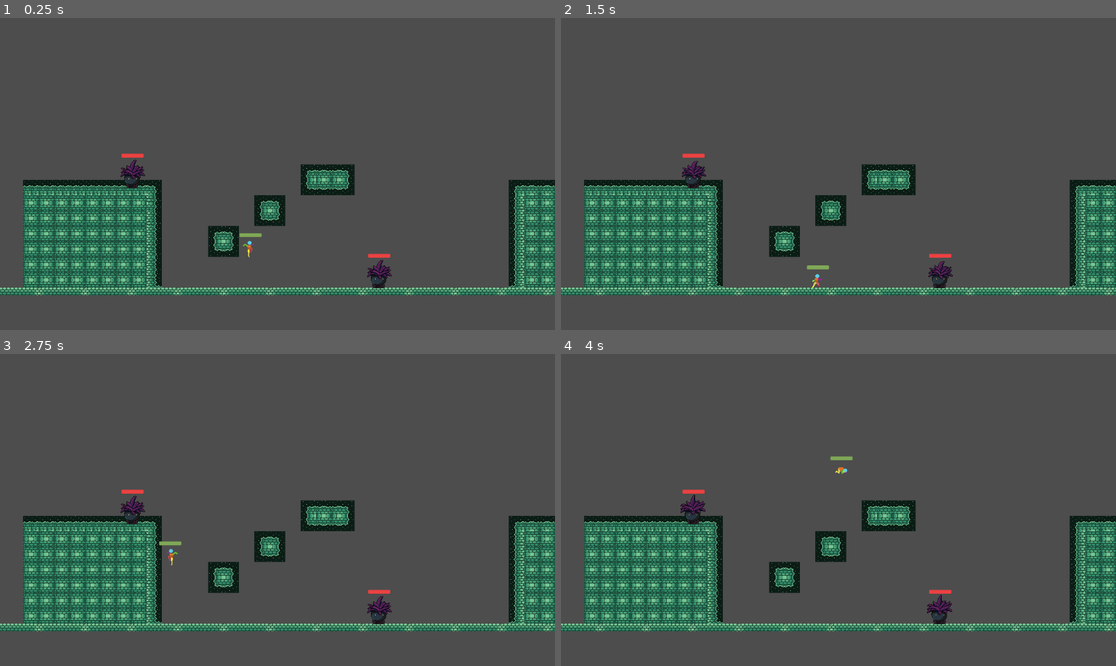
Above: before the commit, frames 1-4 (two rows, left to right).
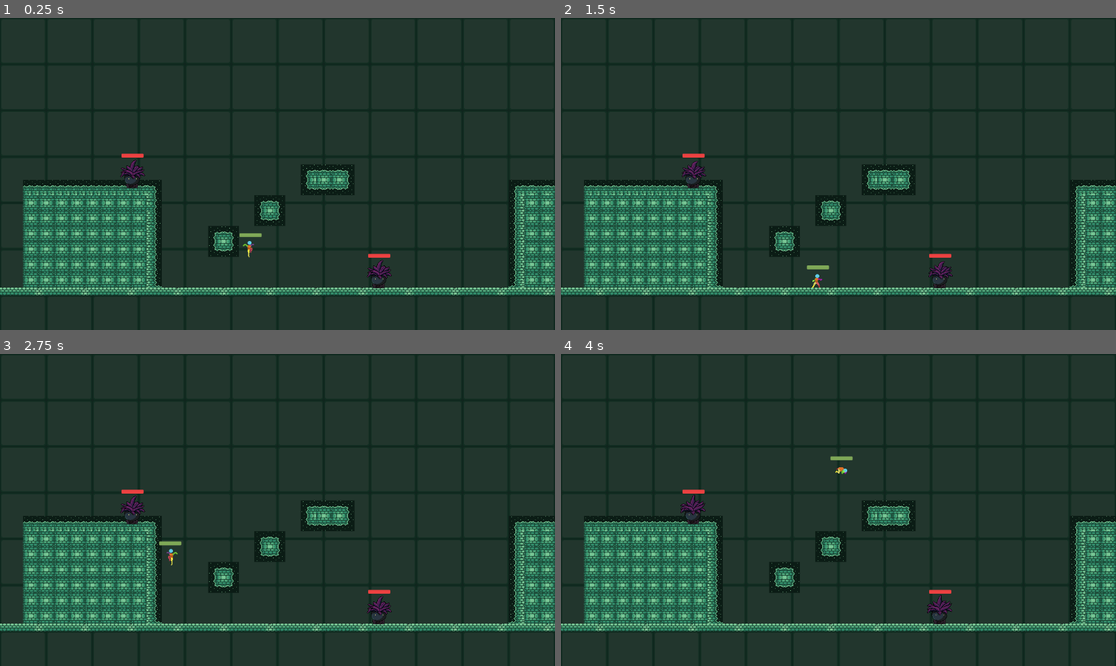
Above: after the commit, the same moments.

Repository: BettiFei/SuI2-04-ProjectFrankenstein
Game: Godot game, scene res://Scenes/playground.tscn
Same seed, same stepped clock (60 frames per second), same inputs: the game is played once before the commit and once after it.
Inputs (mouse positions are in pixels of both pictures, inside the frame that each line leads up to):
- Up to frame 1 (0.25 s): no input
- Up to frame 2 (1.5 s): move the mouse to (960, 158) at 0.52 s; hold Right (move_right) from 0.53 s (still down); right-click (960, 158) at 0.6 s; tap Space (jump) at 0.77, 1.07 s; click (960, 158) at 0.8 s; move the mouse to (727, 189) at 1.27 s; click (727, 189) at 1.35 s
- Up to frame 3 (2.75 s): tap Space (jump) at 1.52, 1.82, 2.3 s; tap Shift (dash) at 1.55, 2.1 s; move the mouse to (333, 441) at 2.02 s; release Right (move_right) at 2.03 s; hold Left (move_left) from 2.03 s (still down)
- Up to frame 4 (4 s): move the mouse to (810, 572) at 2.77 s; release Left (move_left) at 2.78 s; hold Right (move_right) from 2.78 s (still down); tap Space (jump) at 2.85, 3.02, 3.32, 3.77 s; right-click (810, 572) at 3.05 s; move the mouse to (1005, 556) at 3.52 s; right-click (1005, 556) at 3.6 s; click (1005, 556) at 3.8 s

The runs differ from the first frame. In frame 1, 83% of the frame differs, in the area x 0-100%, y 0-100%; in frame 2, 83%; in frame 3, 83%; in frame 4, 83%.

Commit message:
Time player attacks on animation

Diff:
--- a/Scenes/player.tscn
+++ b/Scenes/player.tscn
@@ -936,7 +936,7 @@
 unique_name_in_owner = true
 position = Vector2(0, -16)
 sprite_frames = SubResource("SpriteFrames_ukyrk")
-animation = &"idle"
+animation = &"attack_heavy"
 autoplay = "idle"
 
 [node name="CoyoteTimer" type="Timer" parent="."]
@@ -999,5 +999,6 @@
 value = 80.0
 show_percentage = false
 
+[connection signal="frame_changed" from="AnimatedSprite2D" to="." method="_on_animated_sprite_frame_changed"]
 [connection signal="body_entered" from="HitboxLightAttack" to="." method="_on_hitbox_light_attack_body_entered"]
 [connection signal="body_entered" from="HitboxHeavyAttack" to="." method="_on_hitbox_heavy_attack_body_entered"]
--- a/Scenes/playground.tscn
+++ b/Scenes/playground.tscn
@@ -72,7 +72,6 @@
 [node name="Worldbuilding" type="Node" parent="."]
 
 [node name="Background" type="TileMapLayer" parent="Worldbuilding"]
-visible = false
 tile_map_data = PackedByteArray("AAAAAAAAAAAAAAAAAAAAAAEAAAAAAAEAAAAAAAIAAAAAAAIAAAAAAAMAAAAAAAMAAAAAAAQAAAAAAAQAAAAAAA …(47152 unchanged characters)…
 tile_set = SubResource("TileSet_21xkr")
 
--- a/Scripts/base_enemy.gd
+++ b/Scripts/base_enemy.gd
@@ -111,7 +111,7 @@
 			print("Enemy dead.")
 			anim_sprite.play("die")
 
-func process_state(delta: float) -> void:
+func process_state(_delta: float) -> void:
 	match active_state:
 
 		EnemyState.IDLE:
--- a/Scripts/game_manager.gd
+++ b/Scripts/game_manager.gd
@@ -7,7 +7,7 @@
 
 
 # Called every frame. 'delta' is the elapsed time since the previous frame.
-func _process(delta: float) -> void:
+func _process(_delta: float) -> void:
 	pass
 
 func game_over():
--- a/Scripts/player.gd
+++ b/Scripts/player.gd
@@ -63,14 +63,14 @@
 var dash_jump_buffer := false
 
 
+
 # -- FUNCTIONS --
 
 func _ready() -> void:
 	switch_state(active_state) # properly start game with correct state
 	ledge_climb_ray_cast.add_exception(self) # prevent raycast from detecting player's own coll. shape
 	#print("ledge_climb_offset: " + str(ledge_climb_offset()))
-	collision_light_attack.disabled = true
-	collision_heavy_attack.disabled = true
+	disable_attack_colliders()
 	Globals.connect("player_hit", take_damage)
 	health_bar.max_value = hp
 	health_bar.value = health_bar.max_value
@@ -80,24 +80,16 @@
 	move_and_slide()
 
 
-# -- FUNCTIONS HANDLING BEHAVIOUR --
-
-func take_damage(dmg) -> void:
-	print("Ouch.")
-	hp -= dmg
-	health_bar.value = hp
-	print("Player HP at ", str(hp))
-	if hp > 0:
-		switch_state(STATE.HURT)
-	elif hp <= 0:
-		switch_state(STATE.DIE)
-
 
 # -- FUNCTIONS HANDLING STATES --
 
 # Triggered upon input or when condition is met (e.g., if player is not on floor):
 func switch_state(new_state: STATE) -> void:
 	var previous_state := active_state
+
+	if active_state == STATE.ATTACK_LIGHT or STATE.ATTACK_HEAVY:
+		disable_attack_colliders()
+
 	active_state = new_state
 
 	# Set state-specific things that only need to run once when entering a new state:
@@ -158,7 +150,7 @@
 			dash_jump_buffer = false
 
 		STATE.ATTACK_LIGHT:
-			collision_light_attack.disabled = false
+			#collision_light_attack.disabled = false
 			anim_sprite.play("attack_light")
 			velocity.x = 0
 
@@ -166,7 +158,7 @@
 			if heavy_attack_cooldown.time_left > 0:
 				active_state = previous_state
 				return
-			collision_heavy_attack.disabled = false
+			#collision_heavy_attack.disabled = false
 			anim_sprite.play("attack_heavy")
 			velocity.x = 0
 			heavy_attack_cooldown.start()
@@ -340,6 +332,20 @@
 		collision_light_attack.position.x = direction * absf(collision_light_attack.position.x)
 		collision_heavy_attack.position.x = direction * absf(collision_heavy_attack.position.x)
 
+func take_damage(dmg) -> void:
+	print("Ouch.")
+	hp -= dmg
+	health_bar.value = hp
+	print("Player HP at ", str(hp))
+	if hp > 0:
+		switch_state(STATE.HURT)
+	elif hp <= 0:
+		switch_state(STATE.DIE)
+
+func disable_attack_colliders() -> void:
+	collision_light_attack.set_deferred("disabled", true)
+	collision_heavy_attack.set_deferred("disabled", true)
+
 # returns whether or not player is giving input towards a ledge:
 func is_input_toward_facing() -> bool:
 	return signf(Input.get_axis("move_left", "move_right")) == facing_direction
@@ -366,3 +372,23 @@
 # check if wall slide is possible:
 func can_wall_slide() -> bool:
 	return is_on_wall_only() and wall_slide_ray_cast.is_colliding()
+
+
+
+# -- FUNCTIONS HANDLING SIGNALS --
+
+func _on_animated_sprite_frame_changed() -> void:
+	#if active_state != STATE.ATTACK_LIGHT or STATE.ATTACK_HEAVY:
+		#return
+
+	if active_state == STATE.ATTACK_LIGHT:
+		if anim_sprite.frame == 1:
+			collision_light_attack.set_deferred("disabled", false)
+		elif anim_sprite.frame == 3:
+			collision_light_attack.set_deferred("disabled", true)
+
+	elif active_state == STATE.ATTACK_HEAVY:
+		if anim_sprite.frame == 4:
+			collision_heavy_attack.set_deferred("disabled", false)
+		elif anim_sprite.frame == 6:
+			collision_heavy_attack.set_deferred("disabled", true)
